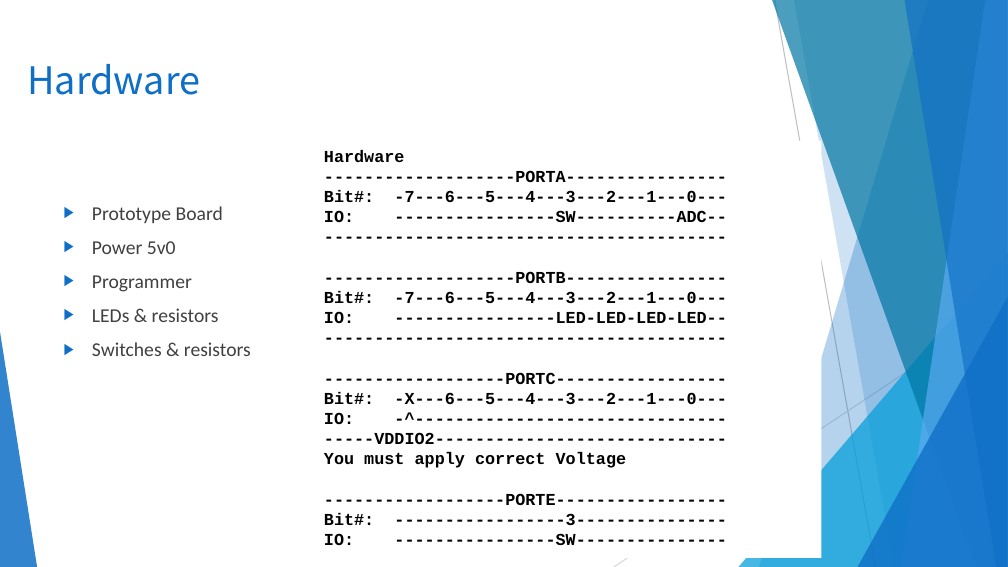
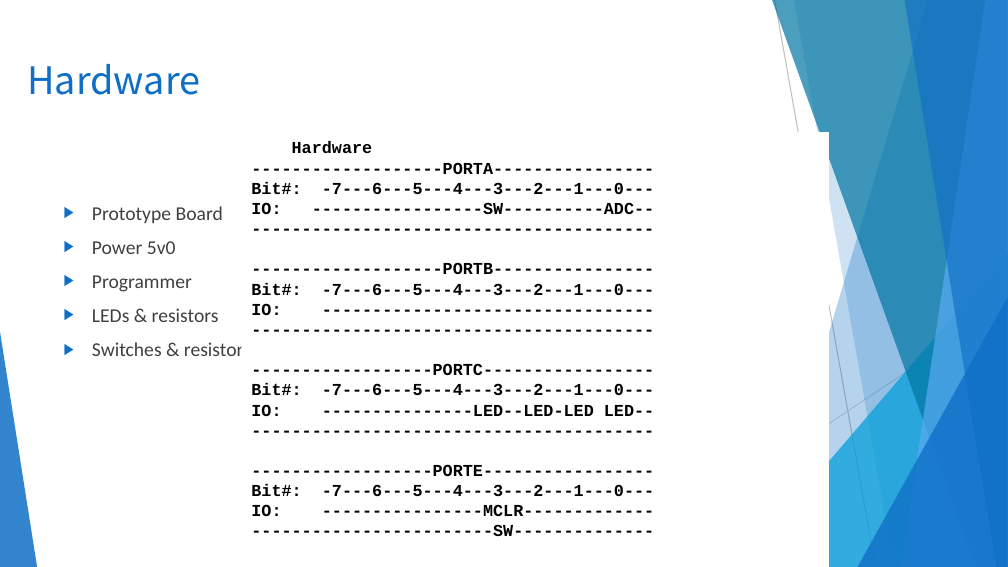
Before and after one commit to GreatCowBASIC/Demonstration_Sources, a slide deck: slide 11 of Vendor_Boards/Great_Cow_Basic_Demo_Board/16F17556_chiprange_demonstrations/tutorials/GCBASIC_Part7_LPC_demo.pptx (slide 10 before the commit). Drawn at 1008x567 pixels with LibreOffice and Linux fonts; fonts in the diff are those of the drawing; background and template pictures are left out. Boxes give left, top, right and bottom in pixels: in the first picture for what was removed or moved away, otherwise in the second. Text is boxed around its words. In the diff, an @@ line names an element or a change of style, - is before the commit and + after.

```diff
--- a/Vendor_Boards/Great_Cow_Basic_Demo_Board/16F17556_chiprange_demonstrations/tutorials/GCBASIC_Part7_LPC_demo.pptx
+++ b/Vendor_Boards/Great_Cow_Basic_Demo_Board/16F17556_chiprange_demonstrations/tutorials/GCBASIC_Part7_LPC_demo.pptx
@@ text "Hardware": place and size @@
-text "Hardware" at [324,150,727,545]
+text "Hardware" at [251,141,654,536]
@@ text at [251,202,654,214]: text changed @@
-IO: ----------------SW----------ADC--
+IO: -----------------SW----------ADC--
@@ text at [251,303,281,315]: text changed @@
-IO: ----------------LED-LED-LED-LED--
+IO: ---------------------------------
@@ text at [251,383,654,416]: text changed @@
-Bit#: -X---6---5---4---3---2---1---0---
-IO: -^-------------------------------
------VDDIO2-----------------------------
-You must apply correct Voltage
+Bit#: -7---6---5---4---3---2---1---0---
+IO: ---------------LED--LED-LED LED--
+----------------------------------------
@@ text at [251,484,654,536]: text changed @@
-Bit#: -----------------3---------------
-IO: ----------------SW---------------
+Bit#: -7---6---5---4---3---2---1---0---
+IO: ----------------MCLR-------------
+------------------------SW--------------
```
Also in this commit, not shown: 9 other slides changed, 1 slide added, 40 other files.
